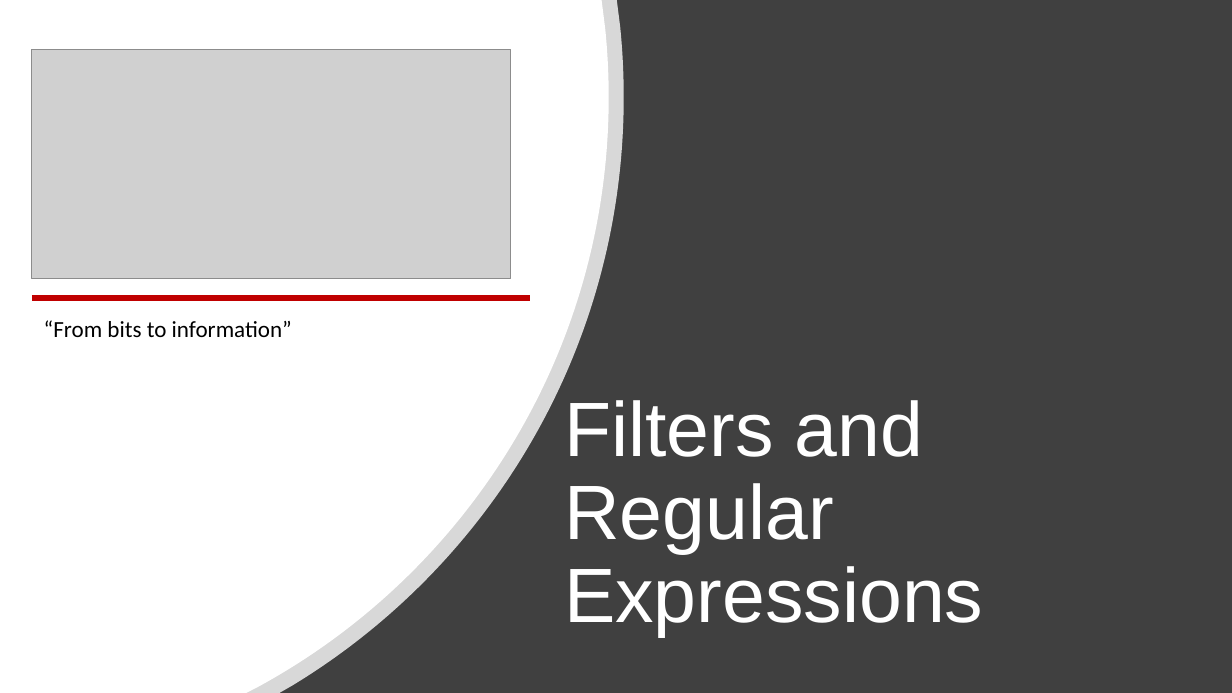
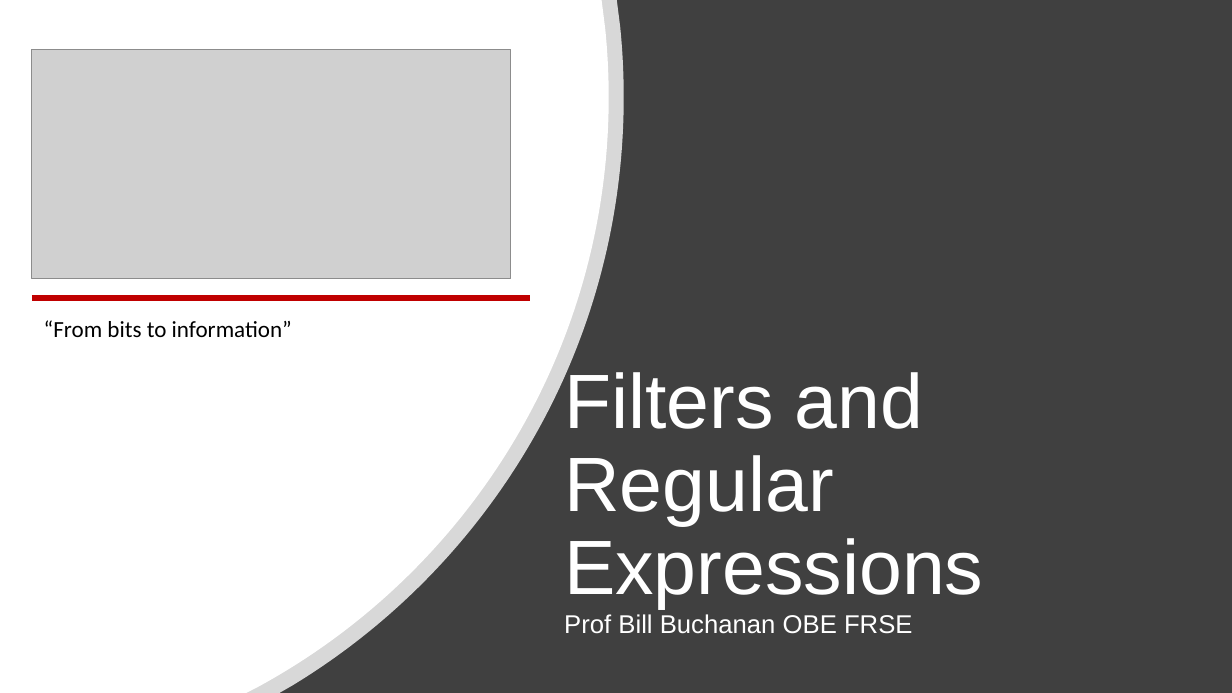
Before and after one commit to billbuchanan/csn09112, a slide deck: slide 30 of week08_network_forensics/lecture/unit10_networks.pptx (slide 29 before the commit). Drawn at 1232x693 pixels with LibreOffice and Linux fonts; fonts in the diff are those of the drawing; grey boxes stand for pictures. Boxes give left, top, right and bottom in pixels: in the first picture for what was removed or moved away, otherwise in the second. Text is boxed around its words. In the diff, an @@ line names an element or a change of style, - is before the commit and + after.

```diff
--- a/week08_network_forensics/lecture/unit10_networks.pptx
+++ b/week08_network_forensics/lecture/unit10_networks.pptx
@@ title at [564, 367, 983, 634]: text changed @@
-Filters and Regular Expressions
+Filters and Regular Expressions
+Prof Bill Buchanan OBE FRSE
```
Also in this commit, not shown: 11 other slides changed, 1 slide added, 2 other files.
